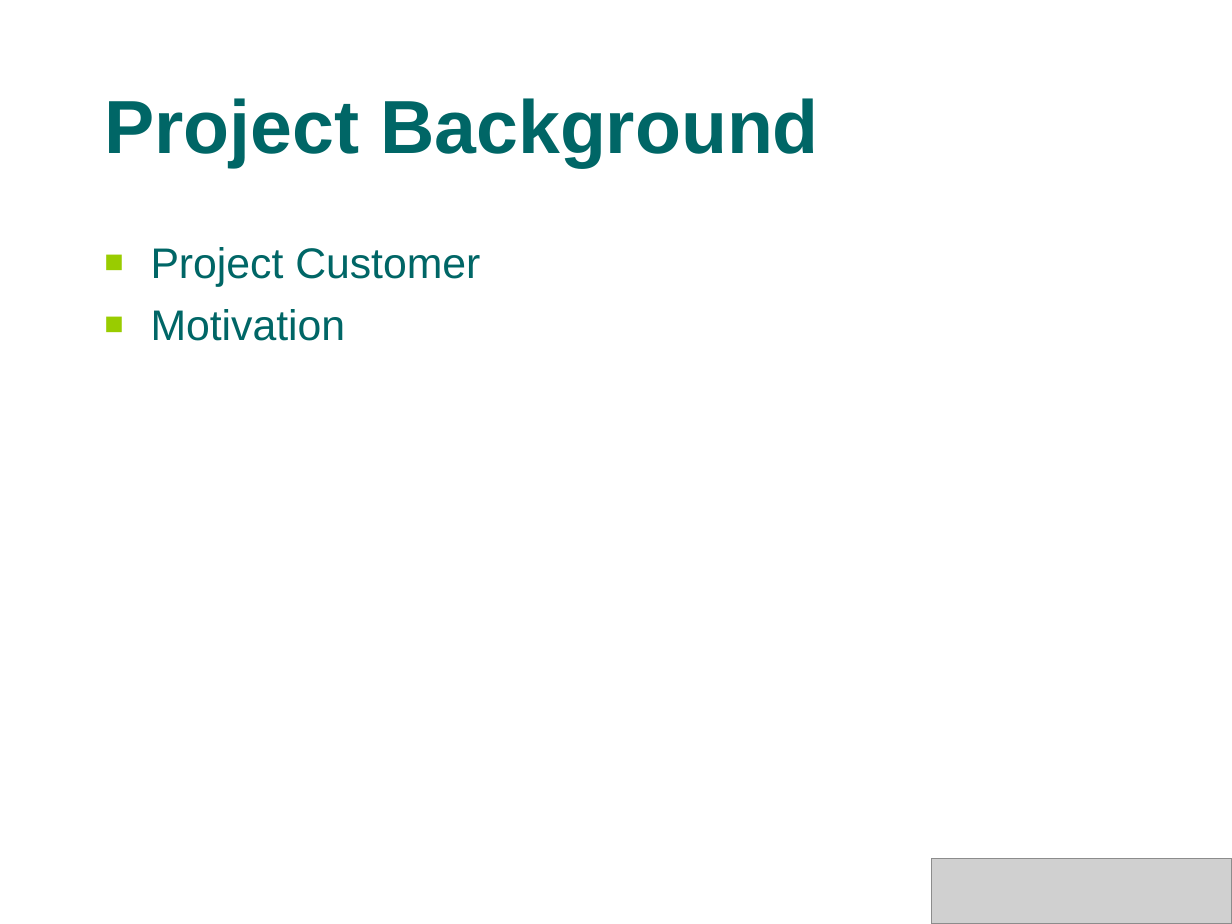
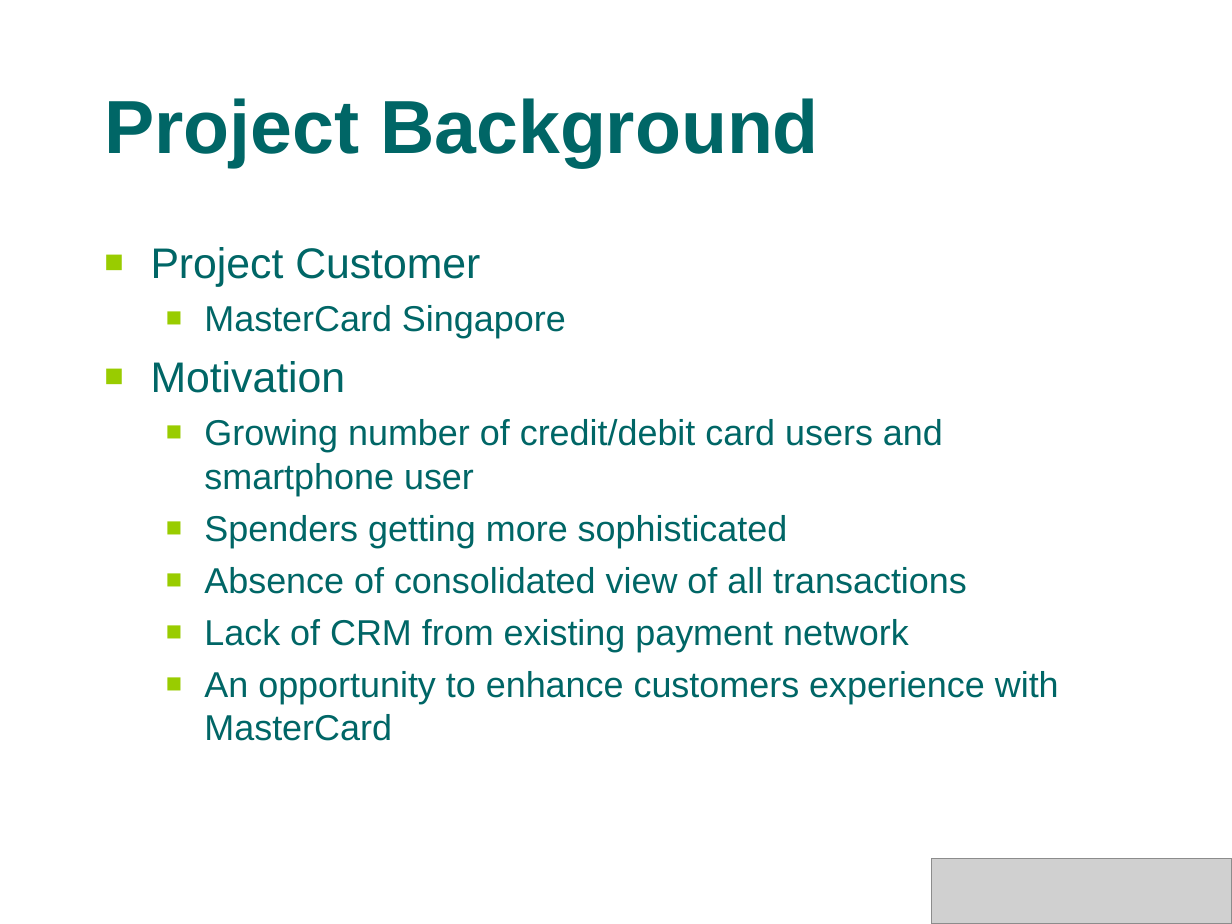
Before and after one commit to s4kshya/leezdr-repository, a slide deck: slide 3 of Exam Paper/MTECH_PROJ/Presentation/phase1.ppt. Drawn at 1232x924 pixels with LibreOffice and Linux fonts; fonts in the diff are those of the drawing; grey boxes stand for pictures; background and template pictures are left out. Boxes give left, top, right and bottom in pixels: in the first picture for what was removed or moved away, otherwise in the second. Text is boxed around its words. In the diff, an @@ line names an element or a change of style, - is before the commit and + after.

```diff
--- a/Exam Paper/MTECH_PROJ/Presentation/phase1.ppt
+++ b/Exam Paper/MTECH_PROJ/Presentation/phase1.ppt
@@ text at bbox=[204, 305, 566, 338]: paragraph added @@
+  ■ MasterCard Singapore
@@ text at bbox=[204, 419, 1059, 741]: paragraphs added @@
+  ■ Growing number of credit/debit card users and smartphone user
+  ■ Spenders getting more sophisticated
+  ■ Absence of consolidated view of all transactions
+  ■ Lack of CRM from existing payment network
+  ■ An opportunity to enhance customers experience with MasterCard
```
Also in this commit, not shown: 2 other slides changed, 7 slides added, 2 other files.
